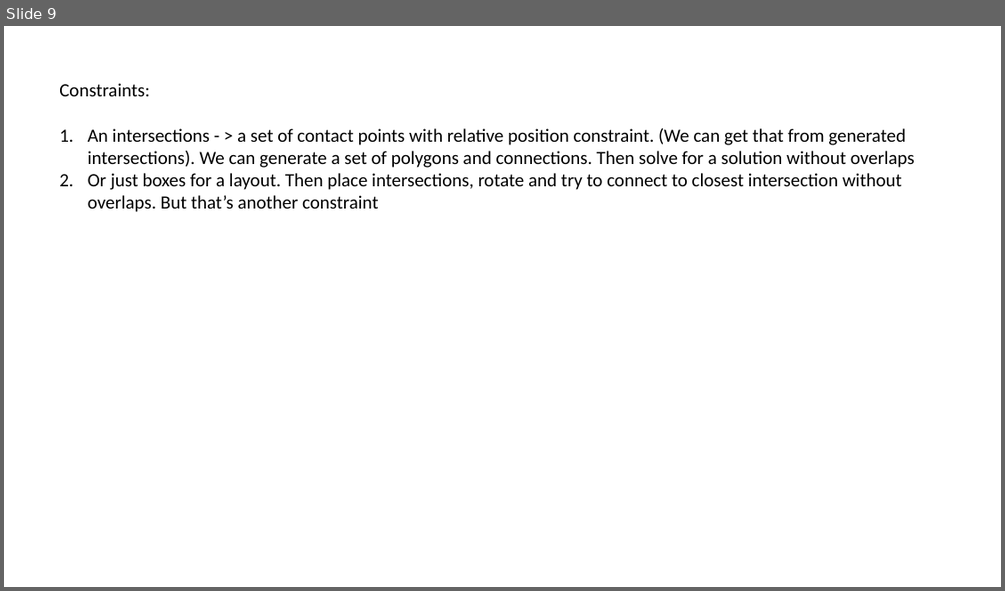
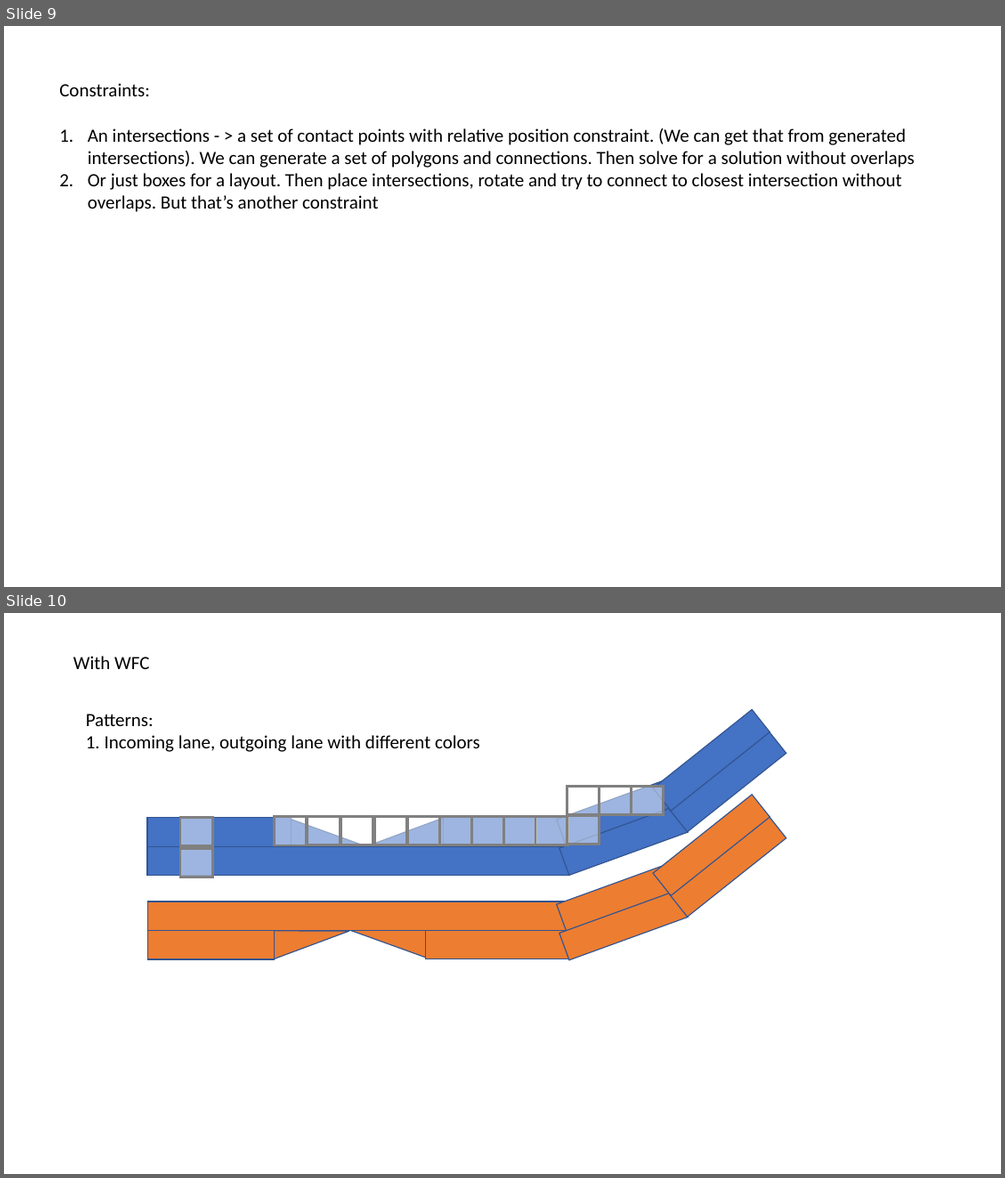
Before and after one commit to AugmentedDesignLab/junction-art, a slide deck: plan/road gen plan.pptx. Shown one above the other, each under a label of ours: slide 9 before the commit, slides 9 and 10 after it. The pictures are 1005x591 and 1005x1178 pixels, drawn with LibreOffice and Linux fonts; fonts in the diff are those of the drawing. Boxes give left, top, right and bottom in pixels: in the first picture for what was removed or moved away, otherwise in the second. Text is boxed around its words. In the diff, an @@ line names an element or a change of style, - is before the commit and + after.

```diff
--- a/plan/road gen plan.pptx
+++ b/plan/road gen plan.pptx
@@ slide 10 added at (x1=4, y1=613, x2=1001, y2=1174), background #FFFFFF @@
@@ text added at (x1=73, y1=656, x2=149, y2=669), 18 pt, text #000000 @@
+With WFC
@@ text added at (x1=86, y1=714, x2=480, y2=752), 18 pt, text #000000 @@
+Patterns:
+1. Incoming lane, outgoing lane with different colors
@@ rectangle added at (x1=653, y1=710, x2=769, y2=811), fill #4472C4, outline #325491 1 pt @@
@@ rectangle added at (x1=670, y1=730, x2=786, y2=832), fill #4472C4, outline #325491 1 pt @@
@@ rectangle added at (x1=557, y1=776, x2=685, y2=846), fill #4472C4, outline #325491 1 pt @@
@@ rectangle added at (x1=567, y1=786, x2=599, y2=815), fill #FFFFFF at 48% opacity, outline #808080 2.5 pt @@
@@ rectangle added at (x1=599, y1=786, x2=631, y2=815), fill #FFFFFF at 48% opacity, outline #808080 2.5 pt @@
@@ rectangle added at (x1=631, y1=786, x2=663, y2=815), fill #FFFFFF at 48% opacity, outline #808080 2.5 pt @@
@@ rectangle added at (x1=653, y1=795, x2=769, y2=895), fill #ED7D31, outline #325491 1 pt @@
@@ rectangle added at (x1=147, y1=818, x2=291, y2=846), fill #4472C4, outline #325491 1 pt @@
@@ rectangle added at (x1=180, y1=817, x2=212, y2=846), fill #FFFFFF at 48% opacity, outline #808080 2.5 pt @@
@@ rectangle added at (x1=274, y1=817, x2=306, y2=845), fill #FFFFFF at 48% opacity, outline #808080 2.5 pt @@
@@ triangle added at (x1=286, y1=819, x2=369, y2=860), fill #4472C4, outline #325491 1 pt @@
@@ rectangle added at (x1=307, y1=817, x2=340, y2=845), fill #FFFFFF at 48% opacity, outline #808080 2.5 pt @@
@@ rectangle added at (x1=341, y1=817, x2=373, y2=845), fill #FFFFFF at 48% opacity, outline #808080 2.5 pt @@
@@ triangle added at (x1=364, y1=818, x2=448, y2=860), fill #4472C4, outline #325491 1 pt @@
@@ rectangle added at (x1=374, y1=817, x2=406, y2=845), fill #FFFFFF at 48% opacity, outline #808080 2.5 pt @@
@@ rectangle added at (x1=407, y1=817, x2=439, y2=845), fill #FFFFFF at 48% opacity, outline #808080 2.5 pt @@
@@ rectangle added at (x1=440, y1=816, x2=472, y2=844), fill #FFFFFF at 48% opacity, outline #808080 2.5 pt @@
@@ rectangle added at (x1=443, y1=817, x2=569, y2=845), fill #4472C4, outline #325491 1 pt @@
@@ rectangle added at (x1=472, y1=817, x2=504, y2=845), fill #FFFFFF at 48% opacity, outline #808080 2.5 pt @@
@@ rectangle added at (x1=503, y1=816, x2=535, y2=844), fill #FFFFFF at 48% opacity, outline #808080 2.5 pt @@
@@ rectangle added at (x1=535, y1=817, x2=568, y2=845), fill #FFFFFF at 48% opacity, outline #808080 2.5 pt @@
@@ rectangle added at (x1=559, y1=804, x2=688, y2=875), fill #4472C4, outline #325491 1 pt @@
@@ rectangle added at (x1=567, y1=816, x2=599, y2=844), fill #FFFFFF at 48% opacity, outline #808080 2.5 pt @@
@@ rectangle added at (x1=670, y1=815, x2=786, y2=916), fill #ED7D31, outline #325491 1 pt @@
@@ rectangle added at (x1=147, y1=846, x2=570, y2=875), fill #4472C4, outline #325491 1 pt @@
@@ rectangle added at (x1=180, y1=849, x2=212, y2=877), fill #FFFFFF at 48% opacity, outline #808080 2.5 pt @@
@@ rectangle added at (x1=557, y1=860, x2=685, y2=931), fill #ED7D31, outline #325491 1 pt @@
@@ rectangle added at (x1=559, y1=890, x2=688, y2=960), fill #ED7D31, outline #325491 1 pt @@
@@ group added at (x1=147, y1=901, x2=570, y2=959): 3 rectangles, 2 triangles @@
```
Also in this commit, not shown: 3 other files.
